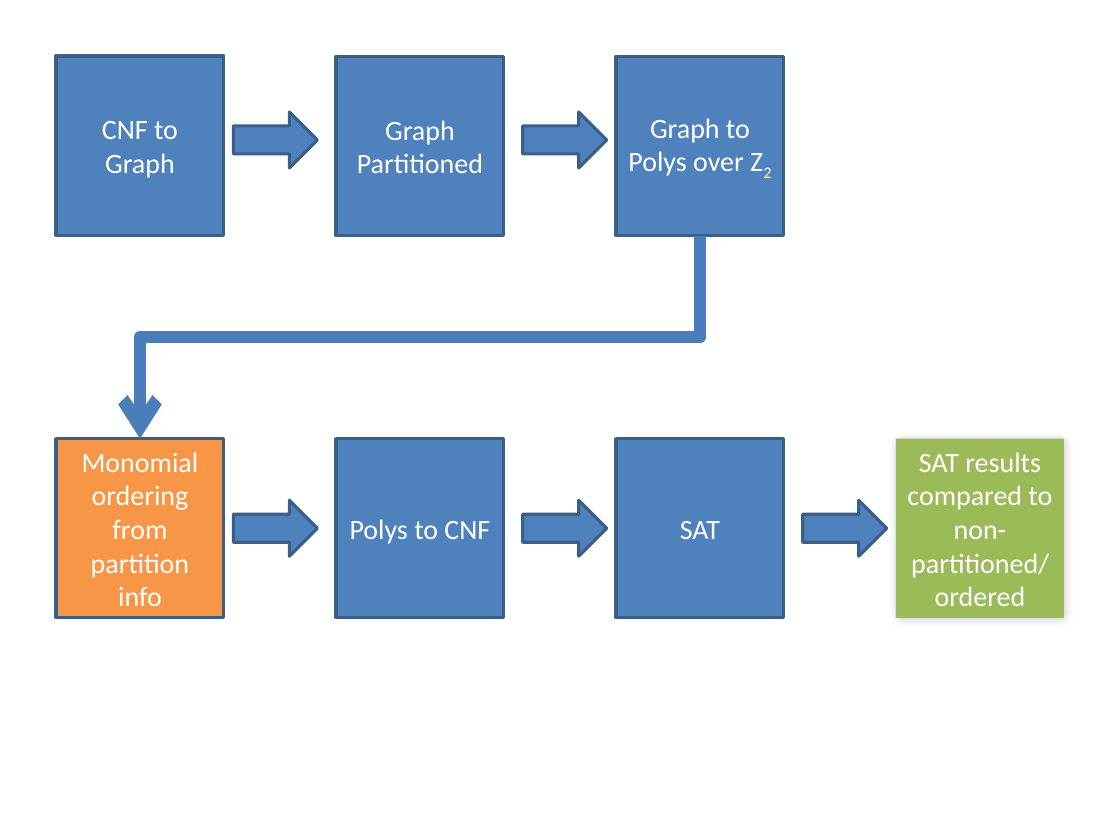
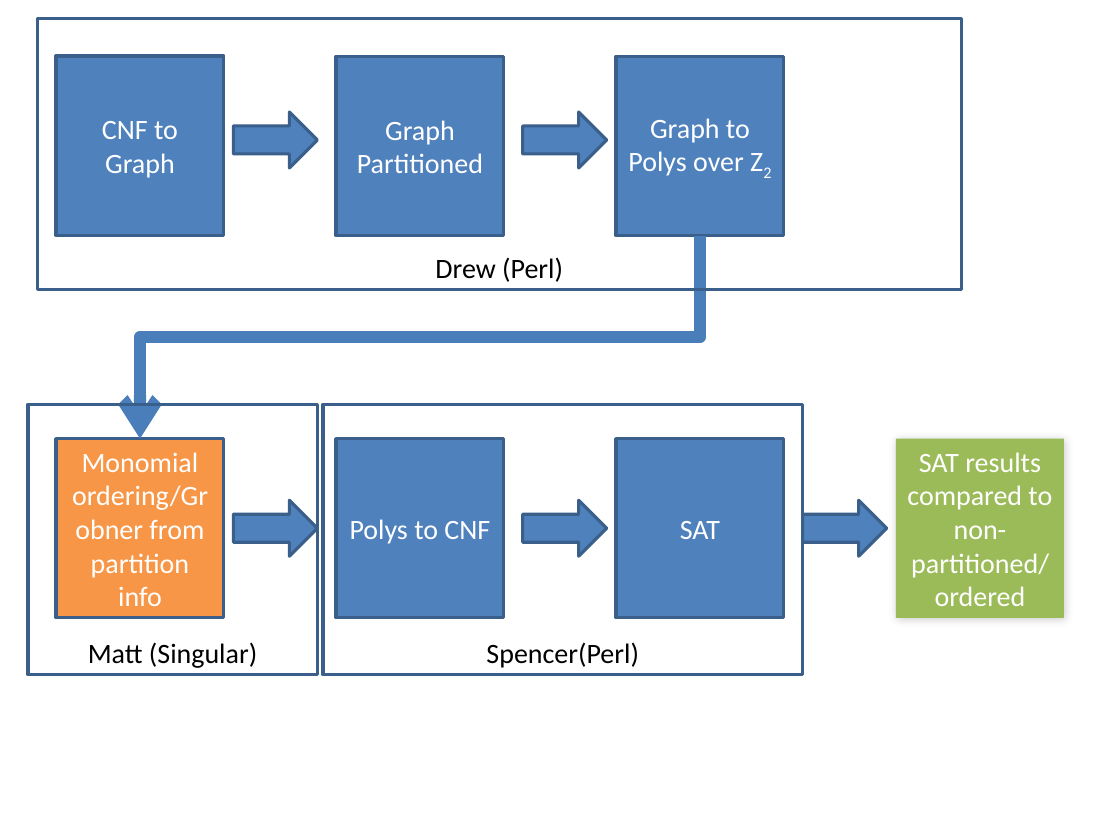
Before and after one commit to spencermclegg/6745F14, a slide deck: slide 1 of block_diagram.pptx. Drawn at 1120x840 pixels with LibreOffice and Linux fonts; fonts in the diff are those of the drawing. Boxes give left, top, right and bottom in pixels: in the first picture for what was removed or moved away, otherwise in the second. Text is boxed around its words. In the diff, an @@ line names an element or a change of style, - is before the commit and + after.

Commit message:
Updated Block Diagram with Ownership. --Spencer.

```diff
--- a/block_diagram.pptx
+++ b/block_diagram.pptx
@@ rectangle added at bbox=[37, 19, 961, 290], outline #3A5F8C 2 pt, 18 pt, text #000000 @@
+Drew (Perl)
@@ rectangle added at bbox=[28, 404, 317, 675], outline #3A5F8C 2 pt, 18 pt, text #000000 @@
+Matt (Singular)
@@ rectangle added at bbox=[323, 404, 802, 675], outline #3A5F8C 2 pt, 18 pt, text #000000 @@
+Spencer(Perl)
@@ text in rectangle at bbox=[72, 452, 208, 606]: text changed @@
-Monomial ordering from partition info
+Monomial ordering/Grobner from partition info
```
